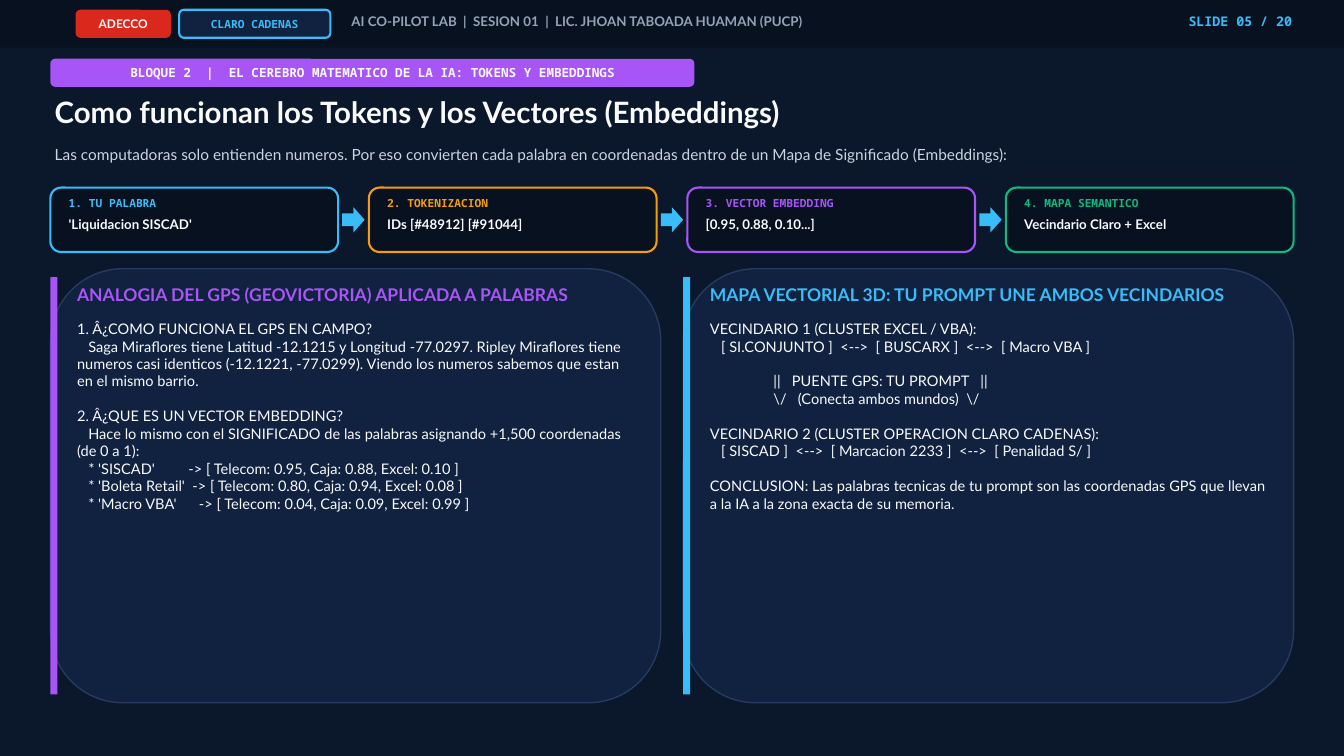
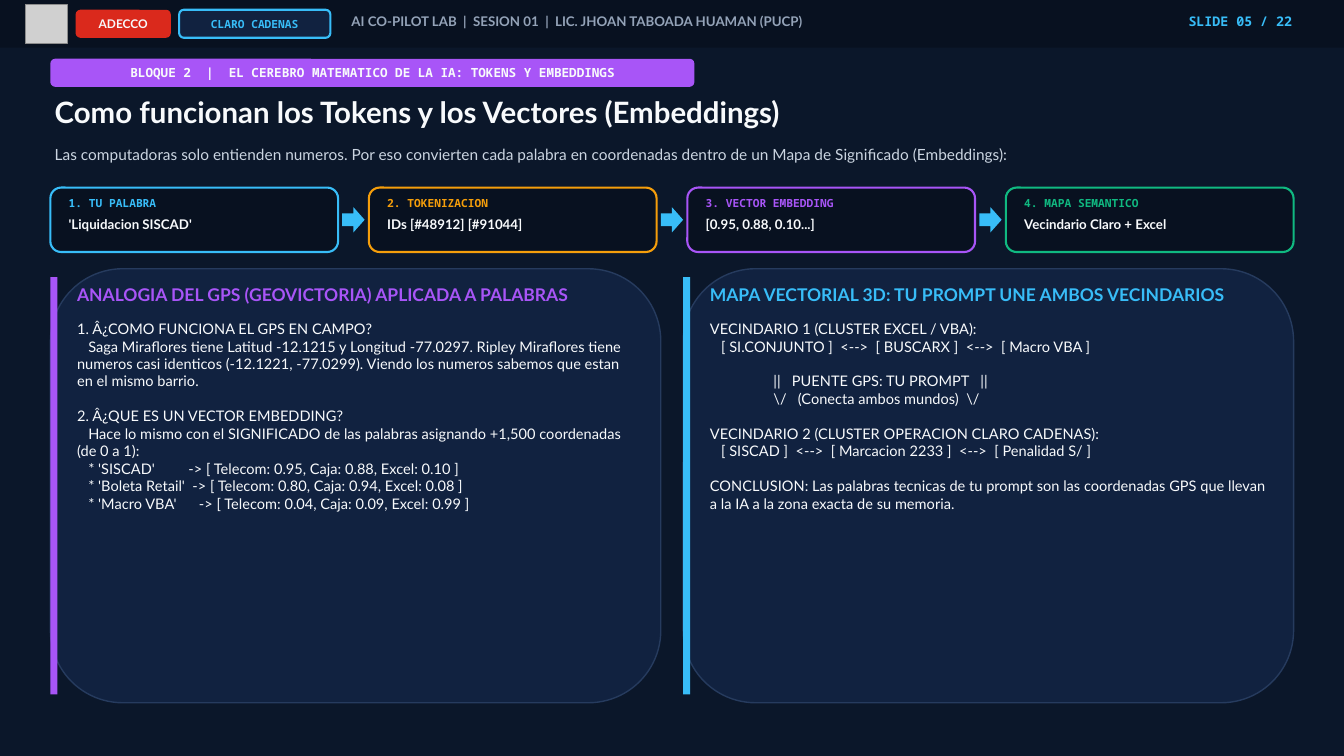
Before and after one commit to jhoan202012/programa-ia-adecco-2026, a slide deck: slide 5 of Clase_01_Adecco_AI_Copilot_Lab.pptx. Drawn at 1344x756 pixels with LibreOffice and Linux fonts; fonts in the diff are those of the drawing; grey boxes stand for pictures. Boxes give left, top, right and bottom in pixels: in the first picture for what was removed or moved away, otherwise in the second. Text is boxed around its words. In the diff, an @@ line names an element or a change of style, - is before the commit and + after.

```diff
--- a/Clase_01_Adecco_AI_Copilot_Lab.pptx
+++ b/Clase_01_Adecco_AI_Copilot_Lab.pptx
@@ picture added at (25, 4, 68, 43) @@
@@ text at (1189, 16, 1292, 26): text changed @@
-SLIDE 05 / 20
+SLIDE 05 / 22
```
Also in this commit, not shown: 19 other slides changed, 2 slides added, 2 other files.
